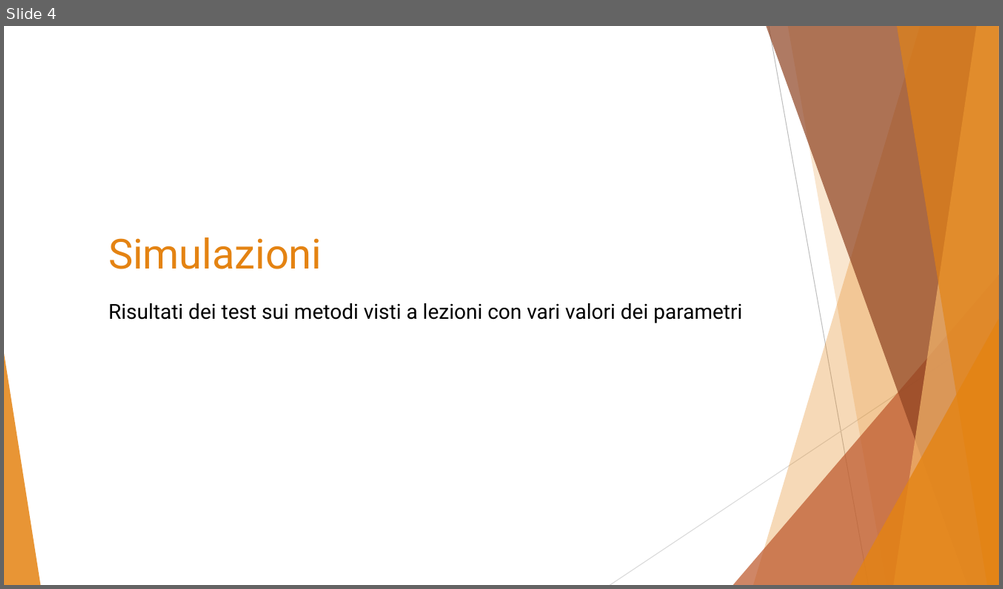
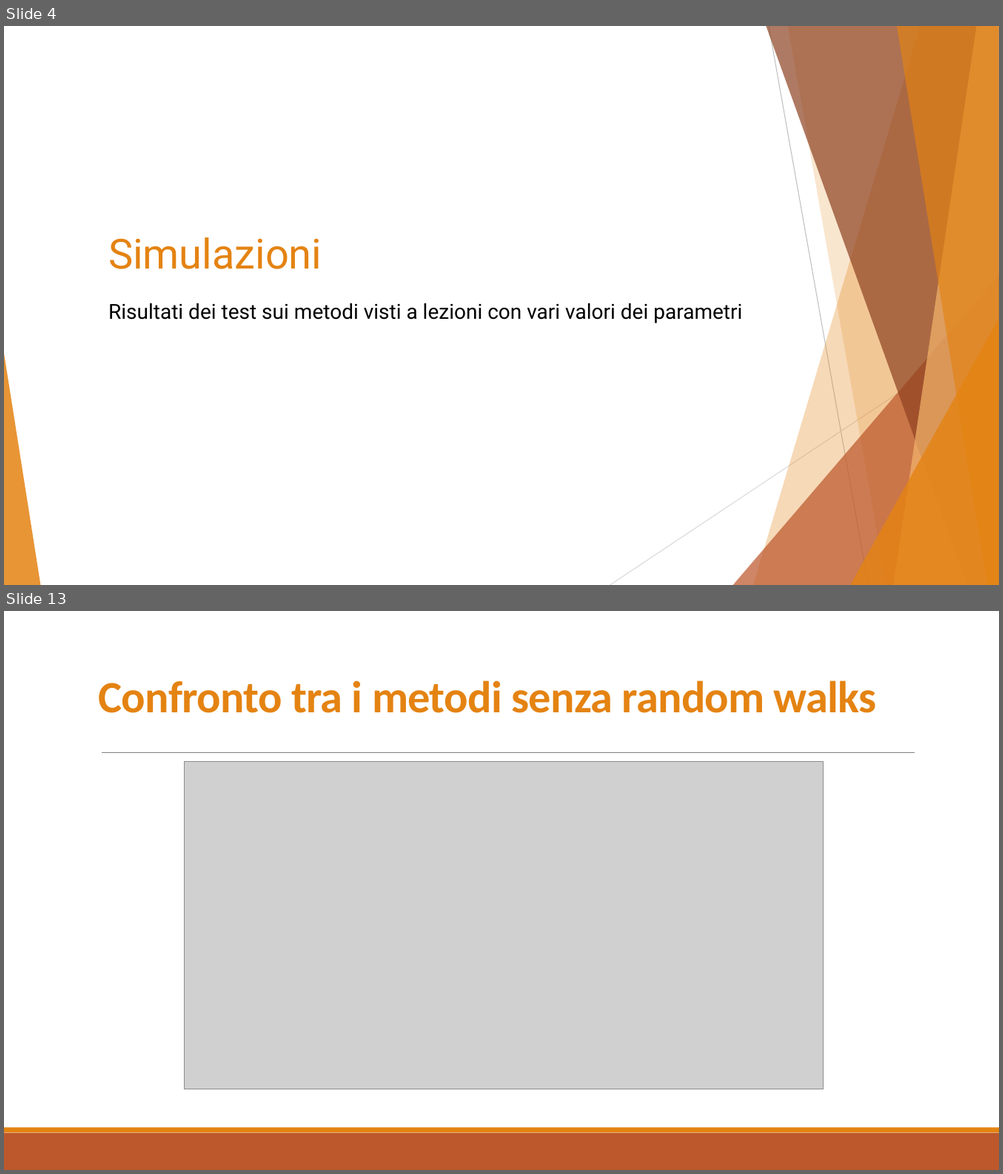
Before and after one commit to simonesinceri/MRL, a slide deck: Presentations/Presentation_Ass1.pptx. Shown one above the other, each under a label of ours: slide 4 before the commit, slides 4 and 13 after it; the slides between them are not shown. The pictures are 1003x589 and 1003x1174 pixels, drawn with LibreOffice and Linux fonts; fonts in the diff are those of the drawing; grey boxes stand for pictures. Boxes give left, top, right and bottom in pixels: in the first picture for what was removed or moved away, otherwise in the second. Text is boxed around its words. In the diff, an @@ line names an element or a change of style, - is before the commit and + after.

```diff
--- a/Presentations/Presentation_Ass1.pptx
+++ b/Presentations/Presentation_Ass1.pptx
@@ slide 13 added at (x1=4, y1=611, x2=999, y2=1170), background #FFFFFF @@
@@ title added at (x1=99, y1=681, x2=876, y2=713), 43.2 pt, text #E48312, bold @@
+Confronto tra i metodi senza random walks
@@ line added from (102, 753) to (915, 753), #808080 0.5 pt @@
@@ picture added at (x1=185, y1=762, x2=823, y2=1090) @@
@@ rectangle added at (x1=4, y1=1133, x2=999, y2=1170), fill #BD582C @@
@@ rectangle added at (x1=4, y1=1128, x2=999, y2=1133), fill #E48312 @@
```
Also in this commit, not shown: 1 slide changed, 9 other slides added, 8 slides removed, 4 other files.
